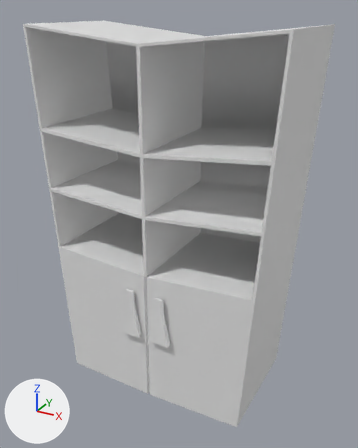
The FBX model Assets/_KRACH/ASSETS/Furniture/SchrankRegal.fbx: old version first, new version second.
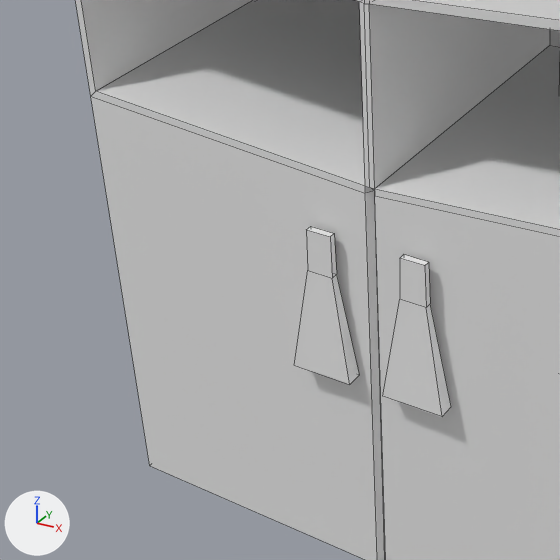
Each version is shown whole from a 50 mm camera at (0.0762, -0.1357, 0.1271) aimed at (0.0016, -0.0001, 0.0593), then close up on the part from 9% to 57% of the width and 49% to 88% of the height. Lighting does not change. The marker at lower left points along +X, +Y and +Z. The last two pictures show the newer version. The close-ups show mesh edges as thin lines. Where no turn or scale is listed for an object, it has been applied to the vertices.

The older version as bpy lines, for what is in view:
```python
me_mesh = bpy.data.meshes.new('Mesh')
me_mesh.from_pydata(...)  # 145 vertices, 148 faces; spans x -0.0412..0.0412, y -0.0215..0.0215, z 0.0..0.1223
me_mesh.materials.append(mat_openpbr_shader1)  # white #e7e7e7
ob_schrankregal = bpy.data.objects.new('SchrankRegal', me_mesh)
ob_schrankregal.location = (0.0, 0.0, 0.0)
```
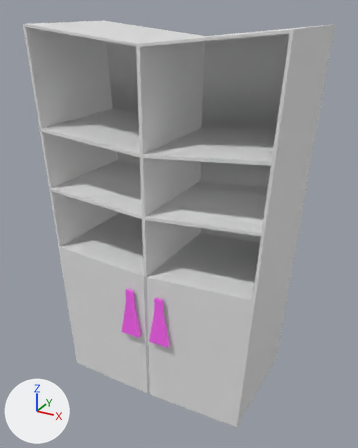
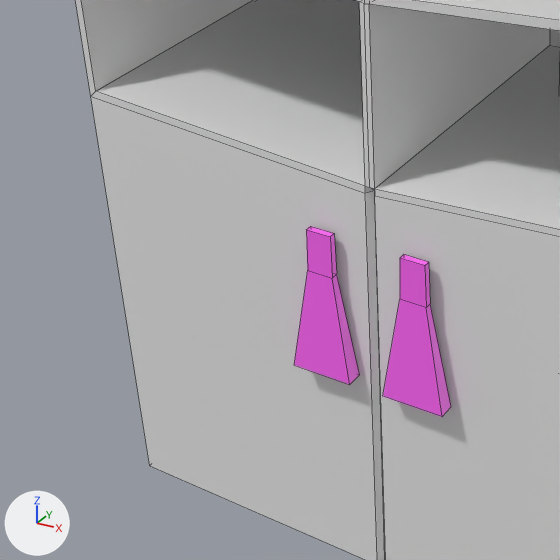
Where the change shows, as pixel boxes [x1, y1, x2, y2] in the close-ups (560 x 560 px):
part 1 of me_mesh, recoloured (white to pink)
    both: [294, 226, 451, 417]

Edits to the bpy script that builds the scene:
```text
Add mat_handles:
    mat_handles = principled_material('handles')
    mat_handles.base_color = (1.0, 0.13, 0.918)  # pink #ff65f6
Change me_mesh:
    where me_mesh.from_pydata(...)  # 145 vertices, 148 faces; spans x -0.0412..0.0412, y -0.0215..0.0215, z 0.0..0.1223
    used by ob_schrankregal; location = (0.0, 0.0, 0.0)
    me_mesh part 1: all 20 faces centred in x -0.0081..0.0081, y -0.0212..-0.0199, z 0.025..0.0419 switch from mat_openpbr_shader1 (white #e7e7e7) to mat_handles (pink #ff65f6)
```
